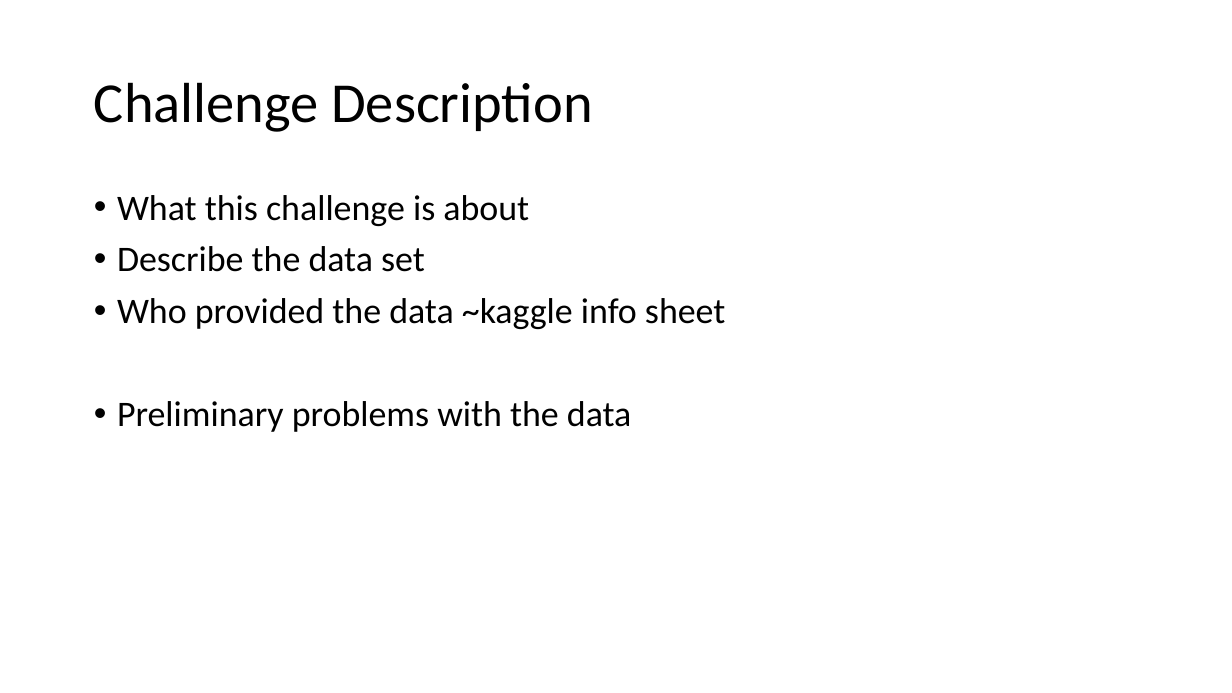
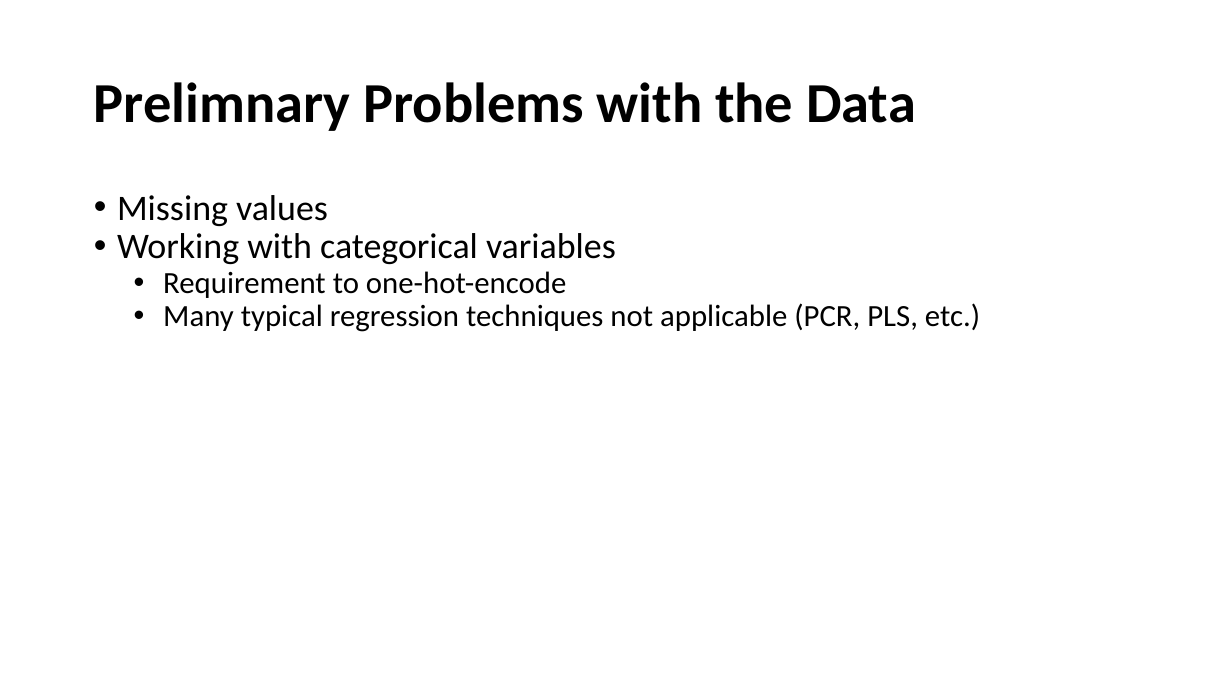
Before and after one commit to jakerhodes/gitFolder, a slide deck: slide 3 of Presentation-draft.pptx (slide 2 before the commit). Drawn at 1232x693 pixels with LibreOffice and Linux fonts; fonts in the diff are those of the drawing. Boxes give left, top, right and bottom in pixels: in the first picture for what was removed or moved away, otherwise in the second. Text is boxed around its words. In the diff, an @@ line names an element or a change of style, - is before the commit and + after.

```diff
--- a/Presentation-draft.pptx
+++ b/Presentation-draft.pptx
@@ title at (94,82,916,131): text changed; bold on @@
-Challenge Description
+Prelimnary Problems with the Data
@@ text at (117,195,980,332): text changed; size 28 to 24 pt @@
-• What this challenge is about
-• Describe the data set
-• Who provided the data ~kaggle info sheet
-• Preliminary problems with the data
+• Missing values
+• Working with categorical variables
+  • Requirement to one-hot-encode
+  • Many typical regression techniques not applicable (PCR, PLS, etc.)
```
Also in this commit, not shown: 3 other slides changed, 3 slides added.
